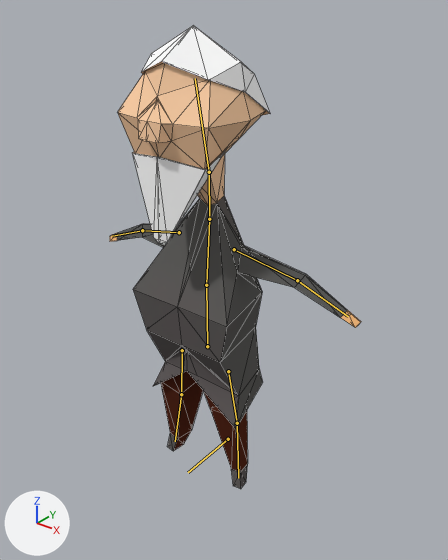
The Blender file TheOvercoat/Assets/Models(blend)/Karakterler/armature1.blend, before and after one commit.
Before and after are seen from a 50 mm camera at (1.465, -1.67, 2.035) aimed at (0.096, 0.042, 0.973). Lighting does not change. The marker at lower left points along +X, +Y and +Z. The bones that bend it are drawn over the model as lines. Mesh edges are drawn as thin lines.
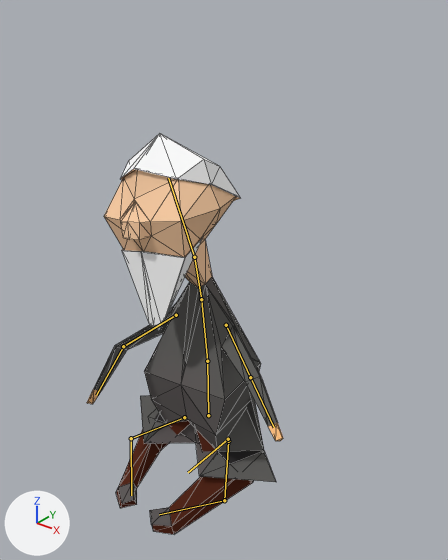
The newer file adds an action. The first version stands in its rest pose; the second is drawn at frame 29 of the action 'playGutiar'.

Edits to the scene script, one JSON object a line:
```json
{"block": "bone_torso", "where": "bone_torso = bpy.data.objects['Armature'].pose.bones['Torso']"}
{"op": "set", "path": "bone_torso.location", "old": "(0.0, 0.0, 0.0)", "new": "(0.0, -0.549, 0.0)"}
{"block": "bone_chest", "where": "bone_chest = bpy.data.objects['Armature'].pose.bones['Chest']  # child of 'Torso'"}
{"op": "set", "path": "bone_chest.rotation_quaternion", "old": "(1.0, 0.0, 0.0, 0.0)", "new": "(0.996, 0.0, -0.008, 0.09)", "note": "degrees (0, 0, 0) -> degrees (0, -1, 10)"}
{"block": "bone_handik_r", "where": "bone_handik_r = bpy.data.objects['Armature'].pose.bones['HandIK.R']"}
{"op": "set", "path": "bone_handik_r.location", "old": "(0.0, 0.0, 0.0)", "new": "(0.297, 0.209, -0.755)"}
{"block": "bone_footik_r", "where": "bone_footik_r = bpy.data.objects['Armature'].pose.bones['FootIK.R']"}
{"op": "set", "path": "bone_footik_r.location", "old": "(0.0, 0.0, 0.0)", "new": "(0.193, 0.561, 0.0)"}
{"block": "bone_armik_r", "where": "bone_armik_r = bpy.data.objects['Armature'].pose.bones['ArmIK.R']"}
{"op": "set", "path": "bone_armik_r.location", "old": "(0.0, 0.0, 0.0)", "new": "(1.139, -0.047, -1.194)"}
{"block": "bone_legik_r", "where": "bone_legik_r = bpy.data.objects['Armature'].pose.bones['LegIK.R']"}
{"op": "set", "path": "bone_legik_r.location", "old": "(0.0, 0.0, 0.0)", "new": "(0.947, 0.117, 0.898)"}
{"block": "bone_handik_l", "where": "bone_handik_l = bpy.data.objects['Armature'].pose.bones['HandIK.L']"}
{"op": "set", "path": "bone_handik_l.location", "old": "(0.0, 0.0, 0.0)", "new": "(-0.152, -0.292, -1.076)"}
{"block": "bone_footik_l", "where": "bone_footik_l = bpy.data.objects['Armature'].pose.bones['FootIK.L']"}
{"op": "set", "path": "bone_footik_l.location", "old": "(0.0, 0.0, 0.0)", "new": "(-0.134, 0.561, 0.0)"}
{"block": "bone_armik_l", "where": "bone_armik_l = bpy.data.objects['Armature'].pose.bones['ArmIK.L']"}
{"op": "set", "path": "bone_armik_l.location", "old": "(0.0, 0.0, 0.0)", "new": "(-0.313, 0.013, 0.327)"}
{"block": "bone_legik_l", "where": "bone_legik_l = bpy.data.objects['Armature'].pose.bones['LegIK.L']"}
{"op": "set", "path": "bone_legik_l.location", "old": "(0.0, 0.0, 0.0)", "new": "(-0.942, 0.055, -0.683)"}
```

Pixel boxes [x1, y1, x2, y2] of what changed, in the pictures (448 x 560 px):
```json
{"object": "Cube.000", "change": "posed", "before": [110, 26, 361, 489], "after": [87, 134, 283, 534], "on screen": "22% narrower, 14% shorter"}
{"bone": "Torso", "before": "(207, 346) to (206, 285)", "after": "(208, 415) to (207, 361)"}
{"bone": "Chest", "before": "(206, 285) to (209, 219)", "after": "(207, 361) to (201, 299)"}
```
